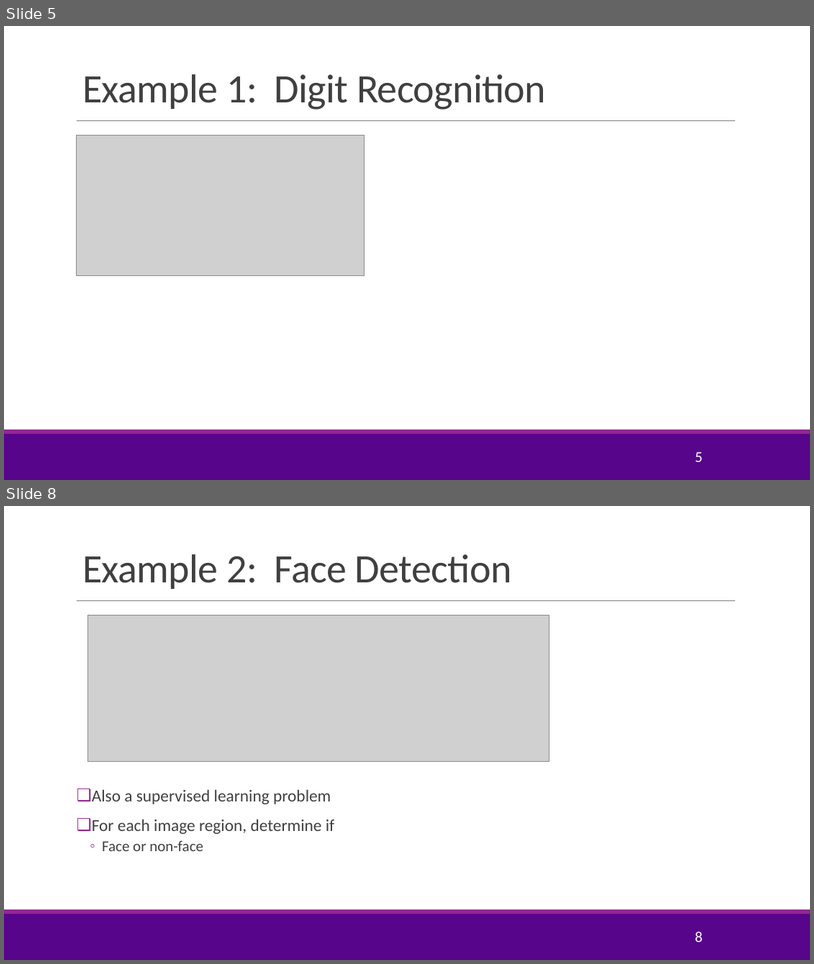
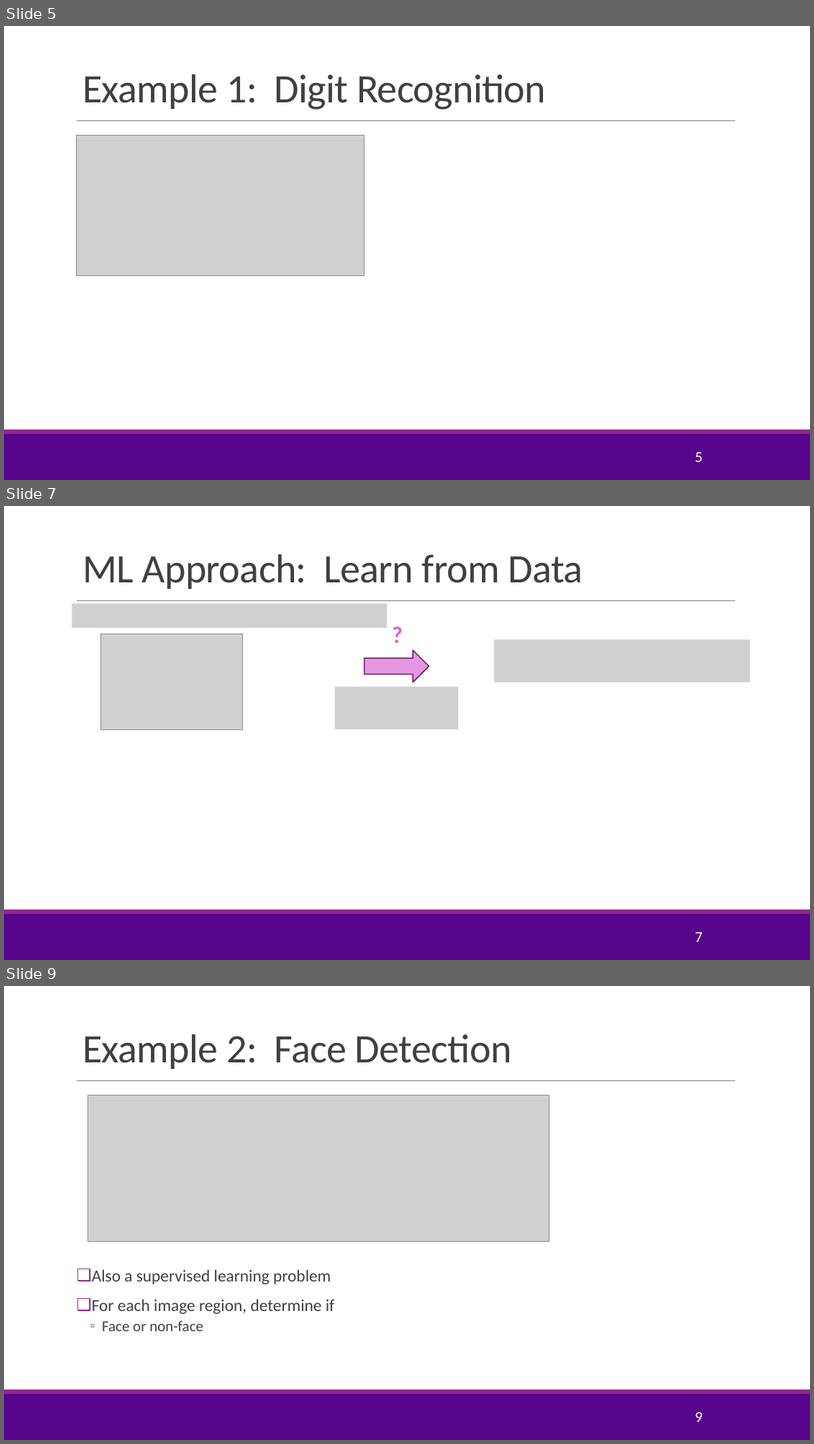
Before and after one commit to joshzzl/introml, a slide deck: lectures/Lect01_IntroML.pptx. Shown one above the other, each under a label of ours: slides 5 and 8 before the commit, slides 5, 7 and 9 after it; the slides between them are not shown. The pictures are 814x964 and 814x1444 pixels, drawn with LibreOffice and Linux fonts; fonts in the diff are those of the drawing; grey boxes stand for pictures; background and template pictures are left out. Boxes give left, top, right and bottom in pixels: in the first picture for what was removed or moved away, otherwise in the second. Text is boxed around its words. In the diff, an @@ line names an element or a change of style, - is before the commit and + after.

```diff
--- a/lectures/Lect01_IntroML.pptx
+++ b/lectures/Lect01_IntroML.pptx
@@ slide 7 added at (x1=4, y1=506, x2=810, y2=960), background #FFFFFF; not listed: 3 template elements that a slide beside it also shows @@
@@ title added at (x1=82, y1=554, x2=583, y2=589), 48 pt, text #404040 @@
+ML Approach: Learn from Data
@@ picture added at (x1=72, y1=603, x2=387, y2=628) @@
@@ picture added at (x1=100, y1=633, x2=242, y2=729) @@
@@ text added at (x1=386, y1=617, x2=409, y2=651), 28 pt, text #D665D3, bold @@
+?
@@ right arrow added at (x1=365, y1=650, x2=430, y2=682), fill #E498E1, outline #6C1D6A 1.25 pt @@
@@ picture added at (x1=494, y1=640, x2=751, y2=682) @@
@@ picture added at (x1=335, y1=686, x2=458, y2=729) @@
@@ page number added at (x1=695, y1=932, x2=703, y2=942), 18 pt, text #FFFFFF @@
+7
@@ what was slide 8 is now slide 9 @@
@@ page number at (x1=695, y1=1412, x2=703, y2=1422): text changed @@
-8
+9
```
Also in this commit, not shown: 1 slide changed, 1 other slide added, 1 slide removed, 3 other files.
